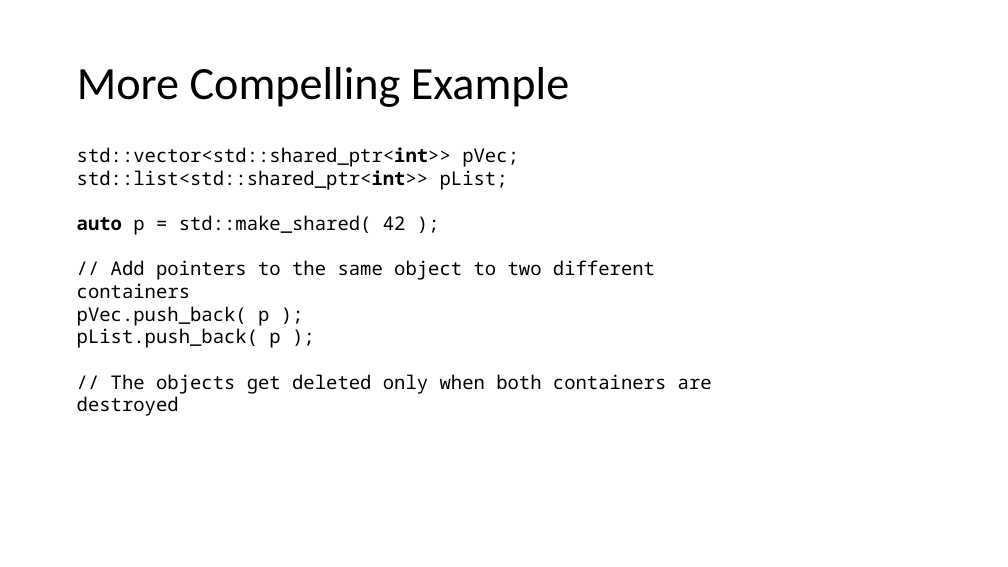
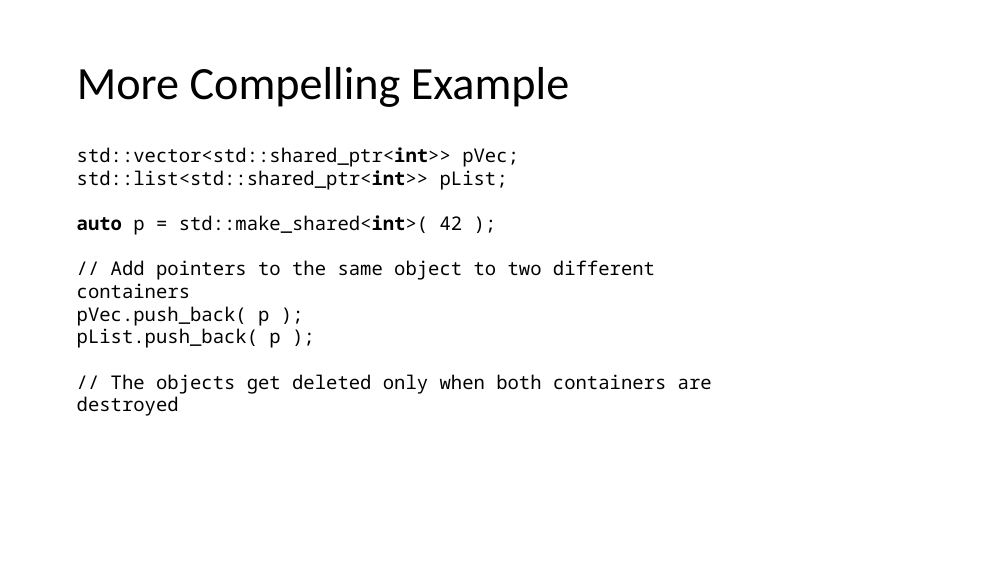
Before and after one commit to pchapin/cpp, a slide deck: slide 17 of Presentations/SmartPointers.pptx. Drawn at 1008x567 pixels with LibreOffice and Linux fonts; fonts in the diff are those of the drawing. Boxes give left, top, right and bottom in pixels: in the first picture for what was removed or moved away, otherwise in the second. Text is boxed around its words. In the diff, an @@ line names an element or a change of style, - is before the commit and + after.

```diff
--- a/Presentations/SmartPointers.pptx
+++ b/Presentations/SmartPointers.pptx
@@ text at [77, 215, 463, 235]: text changed @@
-auto p = std::make_shared( 42 );
+auto p = std::make_shared<int>( 42 );
```
Also in this commit, not shown: 1 other slide changed, 1 other file.
